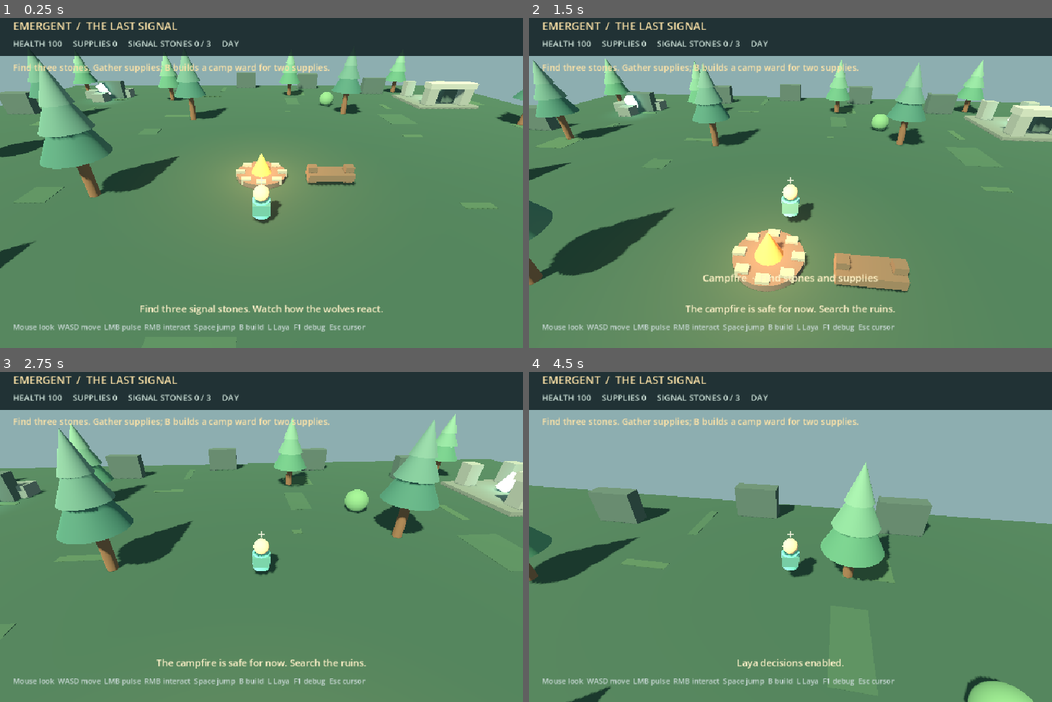
Above: before the commit, frames 1-4 (two rows, left to right).
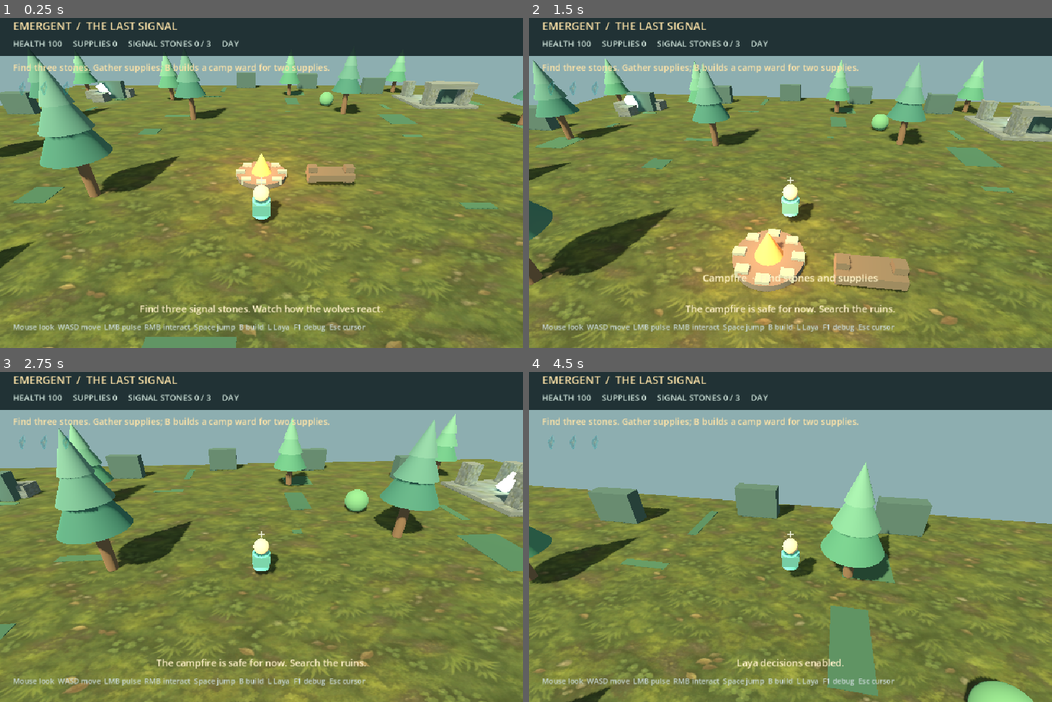
Above: after the commit, the same moments.

Repository: Morainet/Emergent
Game: Godot game, scene res://scenes/forest3d.tscn
Same seed, same stepped clock (60 frames per second), same inputs: the game is played once before the commit and once after it.
Inputs (mouse positions are in pixels of both pictures, inside the frame that each line leads up to):
- Up to frame 1 (0.25 s): no input
- Up to frame 2 (1.5 s): tap Enter at 0.5 s; move the mouse to (816, 179) at 0.52 s; hold R 0.53-1.28 s; hold W from 0.53 s (still down); click (816, 179) at 0.67 s; tap Space at 0.77 s; move the mouse to (764, 183) at 1.27 s; tap E at 1.35 s; click (764, 183) at 1.42 s
- Up to frame 3 (2.75 s): keep holding W; tap Space at 1.52 s; move the mouse to (271, 527) at 2.02 s; tap Q at 2.1 s; click (271, 527) at 2.17 s
- Up to frame 4 (4.5 s): keep holding W; move the mouse to (785, 540) at 2.77 s; tap B at 2.85 s; click (785, 540) at 2.92 s; tap Space at 3.02, 3.77 s; move the mouse to (827, 537) at 3.52 s; tap L at 3.6 s; click (827, 537) at 3.67 s; move the mouse to (748, 530) at 4.27 s; tap R at 4.35 s; click (748, 530) at 4.42 s

The runs differ from the first frame. In frame 1, 69% of the frame differs, in the area x 0-100%, y 19-100%; in frame 2, 63%; in frame 3, 62%; in frame 4, 50%.

Commit message:
Add generated forest and ruin textures with signal shard HUD

Diff:
--- a/scripts/forest3d.gd
+++ b/scripts/forest3d.gd
@@ -6,6 +6,9 @@
 const MAP_EDGE = 29.0
 const MOUSE_SENSITIVITY = 0.003
 const CAMERA_DISTANCE = 10.5
+const FOREST_FLOOR_TEXTURE = preload("res://assets/textures/forest_floor.png")
+const RUIN_STONE_TEXTURE = preload("res://assets/textures/ruin_stone.png")
+const SIGNAL_SHARD_ICON = preload("res://assets/ui/signal_shard.png")
 
 var player: CharacterBody3D
 var camera: Camera3D
@@ -46,6 +49,7 @@
 var message_label: Label
 var debug_label: Label
 var end_label: Label
+var shard_icons: Array[TextureRect] = []
 
 
 func _ready() -> void:
@@ -191,7 +195,8 @@
 	var ground := StaticBody3D.new()
 	ground.position = Vector3(0.0, -0.5, 0.0)
 	add_child(ground)
-	_box(ground, Vector3(64.0, 1.0, 64.0), Vector3.ZERO, Color("315246"))
+	var surface := _box(ground, Vector3(64.0, 1.0, 64.0), Vector3.ZERO, Color.WHITE)
+	surface.material_override = _textured_material(FOREST_FLOOR_TEXTURE, Vector3(8.0, 8.0, 1.0))
 	var shape := CollisionShape3D.new()
 	var box := BoxShape3D.new()
 	box.size = Vector3(64.0, 1.0, 64.0)
@@ -243,11 +248,11 @@
 func _make_ruins() -> void:
 	var stone := Color("778784")
 	for pos in [Vector3(20, 1.1, -17), Vector3(24, 1.1, -17), Vector3(20, 1.1, -22), Vector3(24, 1.1, -22)]:
-		_box(self, Vector3(1.1, 2.2, 1.1), pos, stone)
-	_box(self, Vector3(5.3, 0.6, 1.4), Vector3(22, 2.45, -17), stone.lightened(0.12))
-	_box(self, Vector3(7.0, 0.3, 7.0), Vector3(22, 0.15, -19.5), Color("60716c"))
+		_box(self, Vector3(1.1, 2.2, 1.1), pos, stone).material_override = _textured_material(RUIN_STONE_TEXTURE)
+	_box(self, Vector3(5.3, 0.6, 1.4), Vector3(22, 2.45, -17), stone.lightened(0.12)).material_override = _textured_material(RUIN_STONE_TEXTURE)
+	_box(self, Vector3(7.0, 0.3, 7.0), Vector3(22, 0.15, -19.5), Color("60716c")).material_override = _textured_material(RUIN_STONE_TEXTURE, Vector3(2.0, 2.0, 1.0))
 	for pos in [Vector3(-21, 0.5, -20), Vector3(-19, 0.5, -23), Vector3(-23, 0.5, -22)]:
-		_box(self, Vector3(1.5, 1.0, 1.5), pos, Color("647875"))
+		_box(self, Vector3(1.5, 1.0, 1.5), pos, Color("647875")).material_override = _textured_material(RUIN_STONE_TEXTURE)
 
 
 func _make_camp() -> void:
@@ -340,6 +345,16 @@
 	title_label = _label(layer, Vector2(25, 10), Vector2(500, 28), 21, Color("fce2a7"))
 	stats_label = _label(layer, Vector2(25, 47), Vector2(900, 26), 16, Color("d0e4db"))
 	objective_label = _label(layer, Vector2(25, 92), Vector2(900, 30), 17, Color("fce2a7"))
+	for i in 3:
+		var icon := TextureRect.new()
+		icon.texture = SIGNAL_SHARD_ICON
+		icon.expand_mode = TextureRect.EXPAND_IGNORE_SIZE
+		icon.stretch_mode = TextureRect.STRETCH_KEEP_ASPECT_CENTERED
+		icon.position = Vector2(25 + i * 42, 127)
+		icon.size = Vector2(34, 34)
+		icon.mouse_filter = Control.MOUSE_FILTER_IGNORE
+		layer.add_child(icon)
+		shard_icons.append(icon)
 	interaction_label = _label(layer, Vector2(270, 492), Vector2(460, 33), 19, Color("fff2c5"))
 	interaction_label.horizontal_alignment = HORIZONTAL_ALIGNMENT_CENTER
 	message_label = _label(layer, Vector2(200, 552), Vector2(600, 35), 18, Color("fff1c9"))
@@ -644,6 +659,8 @@
 	title_label.text = "EMERGENT  /  THE LAST SIGNAL"
 	stats_label.text = "HEALTH %d     SUPPLIES %d     SIGNAL STONES %d / 3     %s" % [maxi(0, roundi(player_hp)), supplies, collected, "NIGHT" if _is_night() else "DAY"]
 	objective_label.text = "Find three stones. Gather supplies; B builds a camp ward for two supplies."
+	for i in shard_icons.size():
+		shard_icons[i].modulate = Color.WHITE if i < collected else Color(0.7, 0.8, 0.78, 0.25)
 	interaction_label.text = _nearby_interaction_text() if not game_over else ""
 	message_label.text = message if message_time > 0.0 else ""
 	debug_label.text = ("WOLVES: %s [%s]  /  hunger %d  fear %d  /  Laya %s" % [pack_action.to_upper(), pack_source, round …(183 unchanged characters)…
@@ -682,6 +699,15 @@
 	return mat
 
 
+func _textured_material(texture: Texture2D, uv_scale: Vector3 = Vector3.ONE) -> StandardMaterial3D:
+	var mat := StandardMaterial3D.new()
+	mat.albedo_texture = texture
+	mat.uv1_scale = uv_scale
+	mat.texture_filter = BaseMaterial3D.TEXTURE_FILTER_LINEAR_WITH_MIPMAPS_ANISOTROPIC
+	mat.roughness = 0.95
+	return mat
+
+
 func _box(parent: Node, size: Vector3, pos: Vector3, color: Color, glow: bool = false) -> MeshInstance3D:
 	var node := MeshInstance3D.new()
 	var mesh := BoxMesh.new()
--- a/tests/smoke.gd
+++ b/tests/smoke.gd
@@ -10,6 +10,12 @@
 	root.add_child(game)
 	game.set_physics_process(false)
 	var player: CharacterBody3D = game.get("player")
+	var ground: StaticBody3D = game.get_child(2)
+	var ground_mesh: MeshInstance3D = ground.get_child(0)
+	assert(ground_mesh.material_override.albedo_texture != null, "Forest ground texture should load")
+	var icons: Array = game.get("shard_icons")
+	assert(icons.size() == 3, "HUD should show three signal stone icons")
+	assert(icons[0].texture != null, "Signal stone icon should load")
 	var forward: Vector3 = game.call("_movement_direction", Vector2(0.0, -1.0), 0.0)
 	var turned: Vector3 = game.call("_movement_direction", Vector2(0.0, -1.0), PI / 2.0)
 	assert(forward.distance_to(Vector3(0.0, 0.0, -1.0)) < 0.01, "W should move toward camera forward")
@@ -30,6 +36,8 @@
 		player.global_position = node.global_position + Vector3(0.0, 0.8, 0.0)
 		game.call("_interact")
 	assert(game.get("collected") == 3, "All signal stones should be collectible")
+	game.call("_update_ui")
+	assert(icons[2].modulate.a > 0.9, "Collected signal stones should light up in HUD")
 	player.global_position = Vector3(0.0, 1.0, 0.0)
 	game.set("supplies", 2)
 	game.call("_build_ward")
@@ -50,5 +58,5 @@
 	assert(game.call("_local_pack_decision") == "hunt", "Nighttime pack should hunt nearby prey")
 	game.set("pack_fear", 80.0)
 	assert(game.call("_local_pack_decision") == "retreat", "Frightened pack should retreat")
-	print("SMOKE TEST PASSED: mouse camera, cursor, collection, ward, victory, wolf decisions")
+	print("SMOKE TEST PASSED: textures, HUD icons, mouse camera, cursor, collection, ward, victory, wolf decisions")
 	quit(0)
Binary file added: assets/textures/forest_floor.png
Not shown, added: assets/textures/forest_floor.png.import
Binary file added: assets/textures/ruin_stone.png
Not shown, added: assets/textures/ruin_stone.png.import
Binary file added: assets/ui/signal_shard.png
Not shown, added: assets/ui/signal_shard.png.import
Not shown, changed: README.md
Not shown, added: assets/README.md
